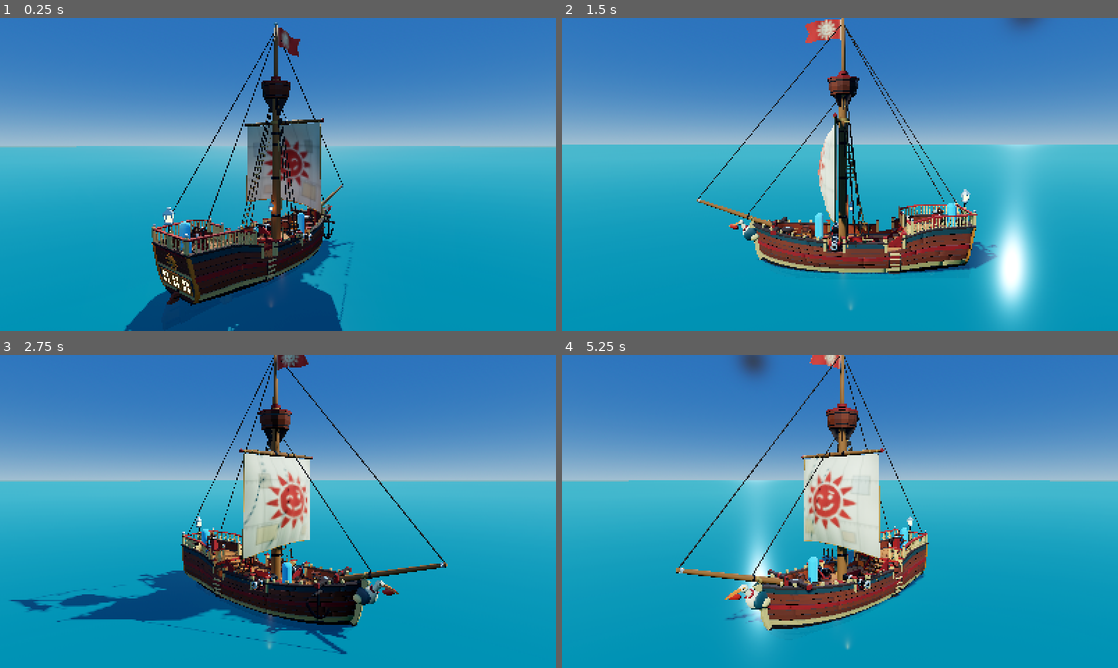
Above: before the commit, frames 1-4 (two rows, left to right).
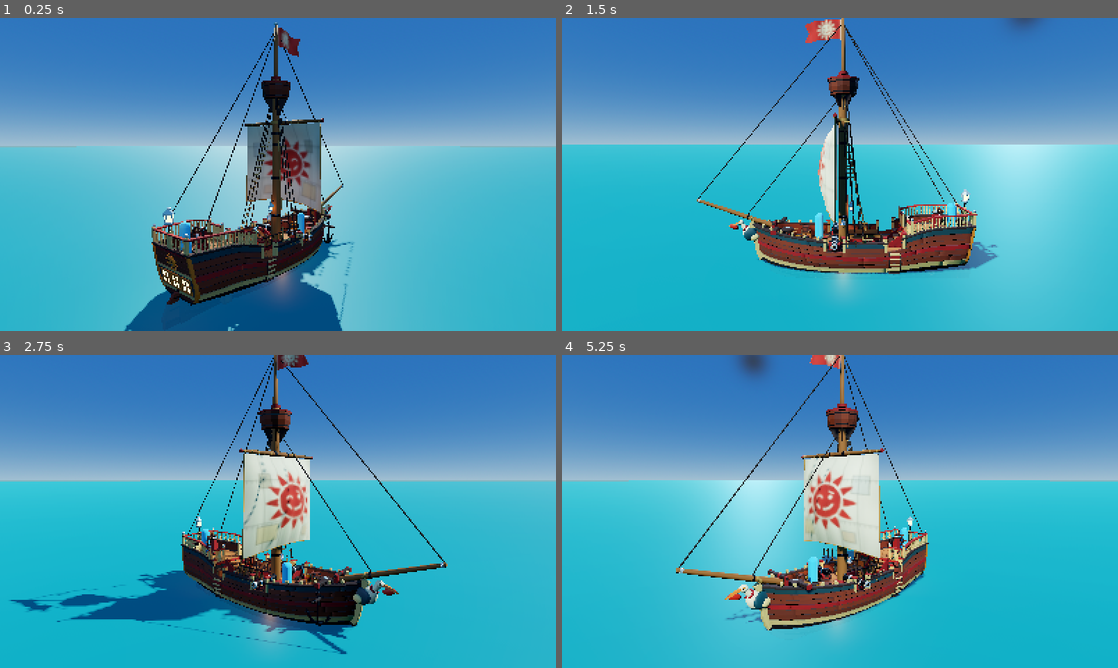
Above: after the commit, the same moments.

Repository: LeviticusFigglebottom/SeaOfScoundrels
Game: Godot game, scene res://scenes/showcase/shipart_showcase.tscn
The game is run twice, just before and just after one commit, with the same random seed, the same clock (stepped at 60 frames per second) and the same inputs. This scene is started directly instead of the project's main scene.
Inputs (mouse positions are in pixels of both pictures, inside the frame that each line leads up to):
- Up to frame 1 (0.25 s): no input
- Up to frame 2 (1.5 s): move the mouse to (962, 158) at 0.52 s; hold D (move_right) 0.53-1.28 s; tap Q (command_wheel) at 0.6 s; click (962, 158) at 0.67 s; tap Space (jump) at 0.77 s; move the mouse to (728, 190) at 1.27 s; hold S (move_back) from 1.28 s (still down); tap F (interact) at 1.35 s
- Up to frame 3 (2.75 s): tap Space (jump) at 1.52 s; move the mouse to (333, 442) at 2.02 s; release S (move_back) at 2.03 s; hold D (move_right) from 2.03 s (still down); tap E (item_next) at 2.1 s
- Up to frame 4 (5.25 s): move the mouse to (812, 574) at 2.77 s; release D (move_right) at 2.78 s; hold W (move_forward) 2.78-3.53 s; tap Tab (item_radial) at 2.85 s; click (812, 574) at 2.92 s; tap Space (jump) at 3.02, 3.77, 4.52 s; move the mouse to (1006, 558) at 3.52 s; hold A (move_left) 3.53-5.03 s; tap X (leave_station) at 3.6 s; move the mouse to (673, 464) at 4.27 s; click (673, 464) at 4.35 s; move the mouse to (867, 511) at 5.02 s; hold S (move_back) from 5.03 s (still down); right-click (867, 511) at 5.1 s; click (867, 511) at 5.17 s

The runs differ from the first frame. In frame 1, 43% of the frame differs, in the area x 0-100%, y 4-100%; in frame 2, 36%; in frame 3, 28%; in frame 4, 38%.

Commit message:
Sloop: mechanics parts (barrels, furled sail, holes, patches, hatch covers, bell, bucket, planks), LOD glb, showcase options

Diff:
--- a/scenes/showcase/shipart_showcase.gd
+++ b/scenes/showcase/shipart_showcase.gd
@@ -1,6 +1,8 @@
 extends Node3D
 ## Ship art showcase: loads the generated sloop, lights it, and runs a scripted camera.
-## User args (after `--`): shot=orbit|deck|helm|hold|bow|far|collision|stern|top  col=hide|solid|wire
+## User args (after `--`): shot=orbit|deck|helm|hold|bow|far|collision|stern|top|cannon|bowdeck|side  col=hide|solid|wire
+## lod=1 (show sloop_lod.glb instead)  furled=1 (Sail_Furled instead of Sail)  damage=1 (show Hole_* and HolePatch_01..05)
+## r=<orbit radius> h=<orbit height> dist=<far distance> fov=<far fov> ssao=0|1
 ## dur=<seconds for one camera pass, default 2>  capsules=0|1 (1.8 m scale figures)  water=0|1
 ## print=1 dumps node positions (to verify station markers and pivots).
 
@@ -21,14 +23,29 @@
 	shot = opts.get("shot", "orbit")
 	dur = float(opts.get("dur", "2"))
 	col_mode = opts.get("col", "solid" if shot == "collision" else "hide")
-	ship = (load(SLOOP) as PackedScene).instantiate()
+	var path := SLOOP if opts.get("lod", "0") == "0" else "res://assets/generated/ship/sloop_lod.glb"
+	ship = (load(path) as PackedScene).instantiate()
 	add_child(ship)
+	var furled: bool = opts.get("furled", "0") == "1"
+	var damage: bool = opts.get("damage", "0") == "1"
+	for n in ship.get_children():
+		var nm := String(n.name)
+		if nm.begins_with("mask_"):
+			n.visible = false
+		elif nm == "Sail_Furled":
+			n.visible = furled
+		elif nm == "Sail":
+			n.visible = not furled
+		elif nm.begins_with("HolePatch_"):
+			n.visible = damage and nm.right(2).to_int() <= 5
+		elif nm.begins_with("Hole_"):
+			n.visible = damage
 	_setup_collision_view()
 	_setup_env()
 	if opts.get("water", "0" if shot == "hold" else "1") == "1":
 		_add_water()
 	if opts.get("capsules", "1") == "1":
-		for p in [Vector3(0.9, 1.1, -2.6), Vector3(0.0, 2.0, 5.95), Vector3(0.75, -0.6, 3.5), Vector3(-1.0, -0.6, 0.4)]:
+		for p in [Vector3(0.9, 1.1, -2.6), Vector3(0.0, 2.0, 5.95), Vector3(0.75, -0.6, 3.5), Vector3(-1.05, -0.6, 0.3)]:
 			_add_capsule(p)
 	for n in ship.get_children():
 		if n.name.begins_with("Lantern_"):
@@ -45,7 +62,7 @@
 				print("%-26s pos %s  fwd %s  %s" % [n.name, (n as Node3D).global_position.snapped(Vector3.ONE * 0.001), fwd.snapped(Vector3.ONE * 0.01), n.get_class()])
 		var tris := 0
 		for n in ship.find_children("*", "MeshInstance3D", true, false):
-			if not n.name.begins_with("col_"):
+			if not (n.name.begins_with("col_") or n.name.begins_with("mask_")):
 				var m: Mesh = n.mesh
 				for s in m.get_surface_count():
 					tris += m.surface_get_array_index_len(s) / 3 if m.surface_get_array_index_len(s) > 0 else m.surface_get_array_len(s) / 3
@@ -142,10 +159,10 @@
 	pm.size = Vector2(6000, 6000)
 	mi.mesh = pm
 	var m := StandardMaterial3D.new()
-	m.albedo_color = Color(0.03, 0.45, 0.52, 0.8)
+	m.albedo_color = Color(0.05, 0.55, 0.6, 0.8)
 	m.transparency = BaseMaterial3D.TRANSPARENCY_ALPHA
-	m.roughness = 0.12
-	m.metallic = 0.2
+	m.roughness = 0.55
+	m.metallic = 0.0
 	mi.material_override = m
 	add_child(mi)
 
@@ -176,6 +193,14 @@
 		"orbit", "collision":
 			var r := float(opts.get("r", "19"))
 			_look(Vector3(sin(a) * r, float(opts.get("h", "7.5")), cos(a) * r), Vector3(0, 5.6, -1.2), 55.0)
+		"side":
+			_look(Vector3(lerpf(10.0, -10.0, f), 2.2, lerpf(-4.0, 4.0, f)), Vector3(0, 0.6, 0), 60.0)
+		"cannon":
+			var eye5 := Vector3(lerpf(-0.3, 0.6, f), 1.1 + 1.62, lerpf(-0.2, -3.0, f))
+			_look(eye5, Vector3(1.5, 1.55, -1.6), 75.0)
+		"bowdeck":
+			var eye6 := Vector3(lerpf(-0.6, 0.6, f), 1.1 + 1.62, -2.6)
+			_look(eye6, Vector3(0, 1.9, -5.6), 80.0)
 		"top":
 			_look(Vector3(0.01, 30, 0.5), Vector3(0, 0, 0), 40.0)
 		"deck":
Binary file changed: assets/generated/ship/sloop.glb
Binary file added: assets/generated/ship/sloop_lod.glb
Not shown, added: assets/generated/ship/sloop_lod.glb.import
Binary file added: assets/generated/ship/sloop_lod_sloop_flag.png
Not shown, added: assets/generated/ship/sloop_lod_sloop_flag.png.import
Binary file added: assets/generated/ship/sloop_lod_sloop_sail_lod.png
Not shown, added: assets/generated/ship/sloop_lod_sloop_sail_lod.png.import
